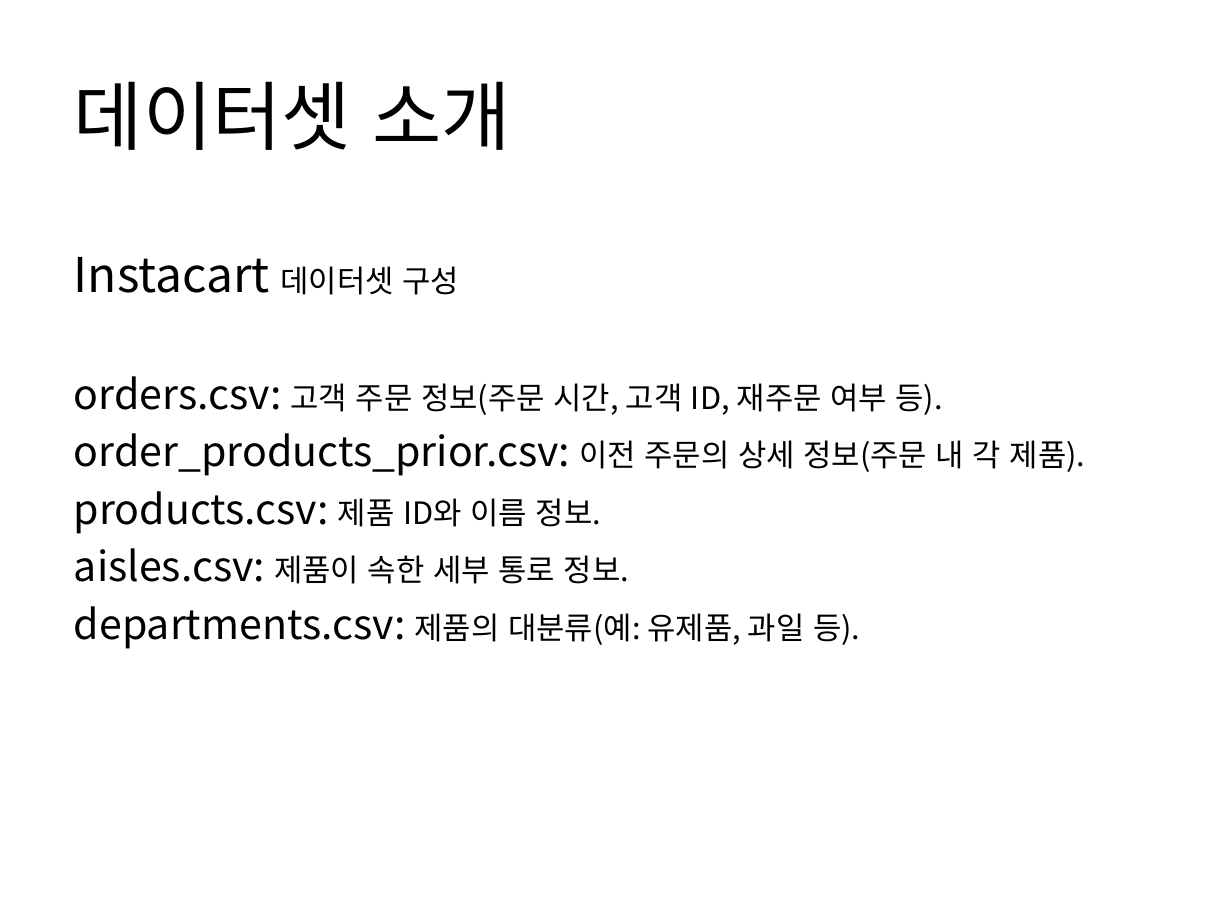
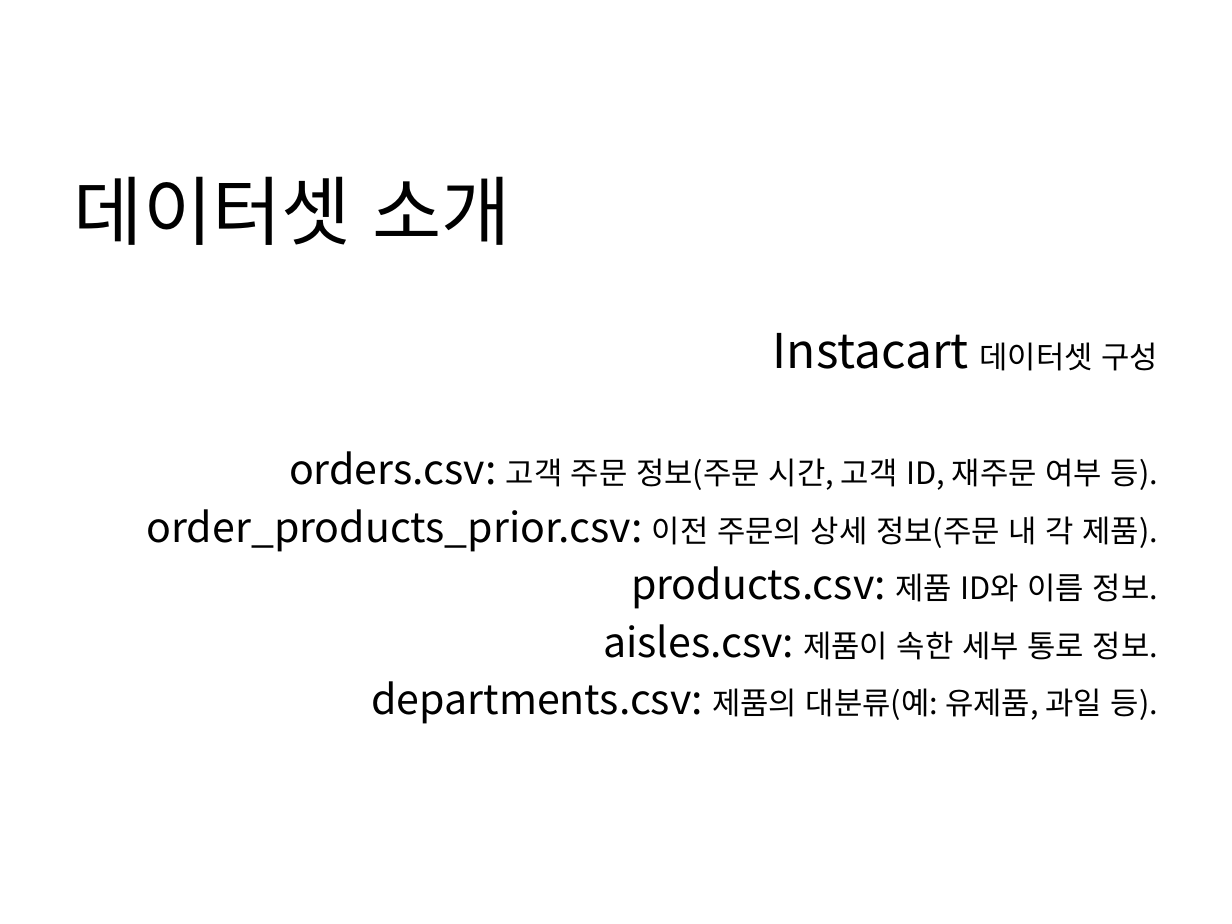
Before and after one commit to WasVelinn/1stPerSonalProjecT, a slide deck: slide 7 of 프레젠테이션1.pptx. Drawn at 1232x924 pixels with LibreOffice and Linux fonts; fonts in the diff are those of the drawing. Boxes give left, top, right and bottom in pixels: in the first picture for what was removed or moved away, otherwise in the second. Text is boxed around its words. In the diff, an @@ line names an element or a change of style, - is before the commit and + after.

```diff
--- a/프레젠테이션1.pptx
+++ b/프레젠테이션1.pptx
@@ title "데이터셋 소개": place and size @@
-title "데이터셋 소개" at (74, 81, 511, 150)
+title "데이터셋 소개" at (74, 176, 511, 245)
@@ text "Instacart 데이터셋 구성": place and size @@
-text "Instacart 데이터셋 구성" at (74, 257, 1086, 649)
+text "Instacart 데이터셋 구성" at (147, 333, 1158, 724)
@@ text "Instacart 데이터셋 구성" at (147, 333, 1158, 724): alignment left to right @@
```
Also in this commit, not shown: 8 other slides changed, 4 slides added, 19 other files.
